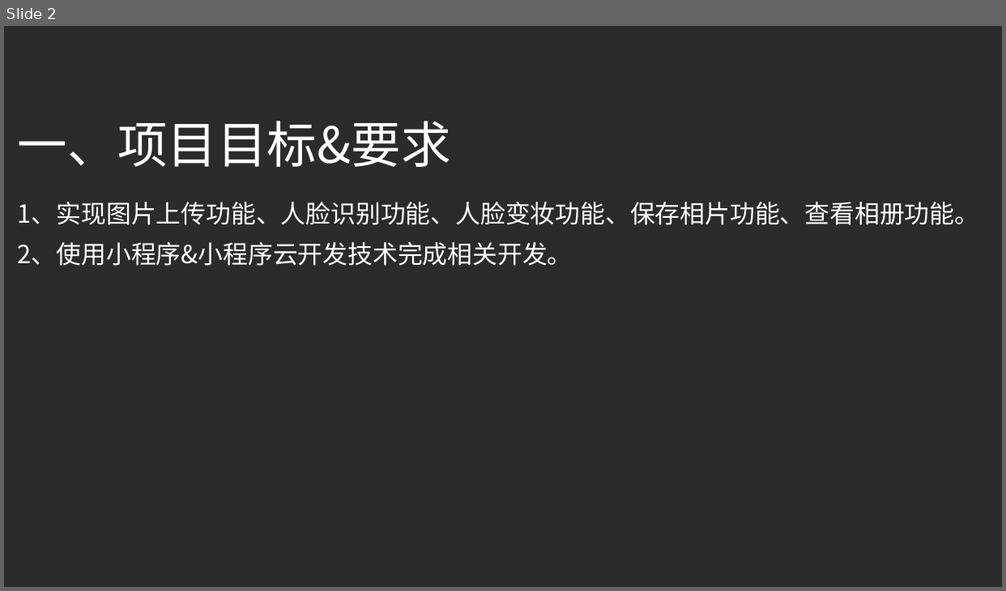
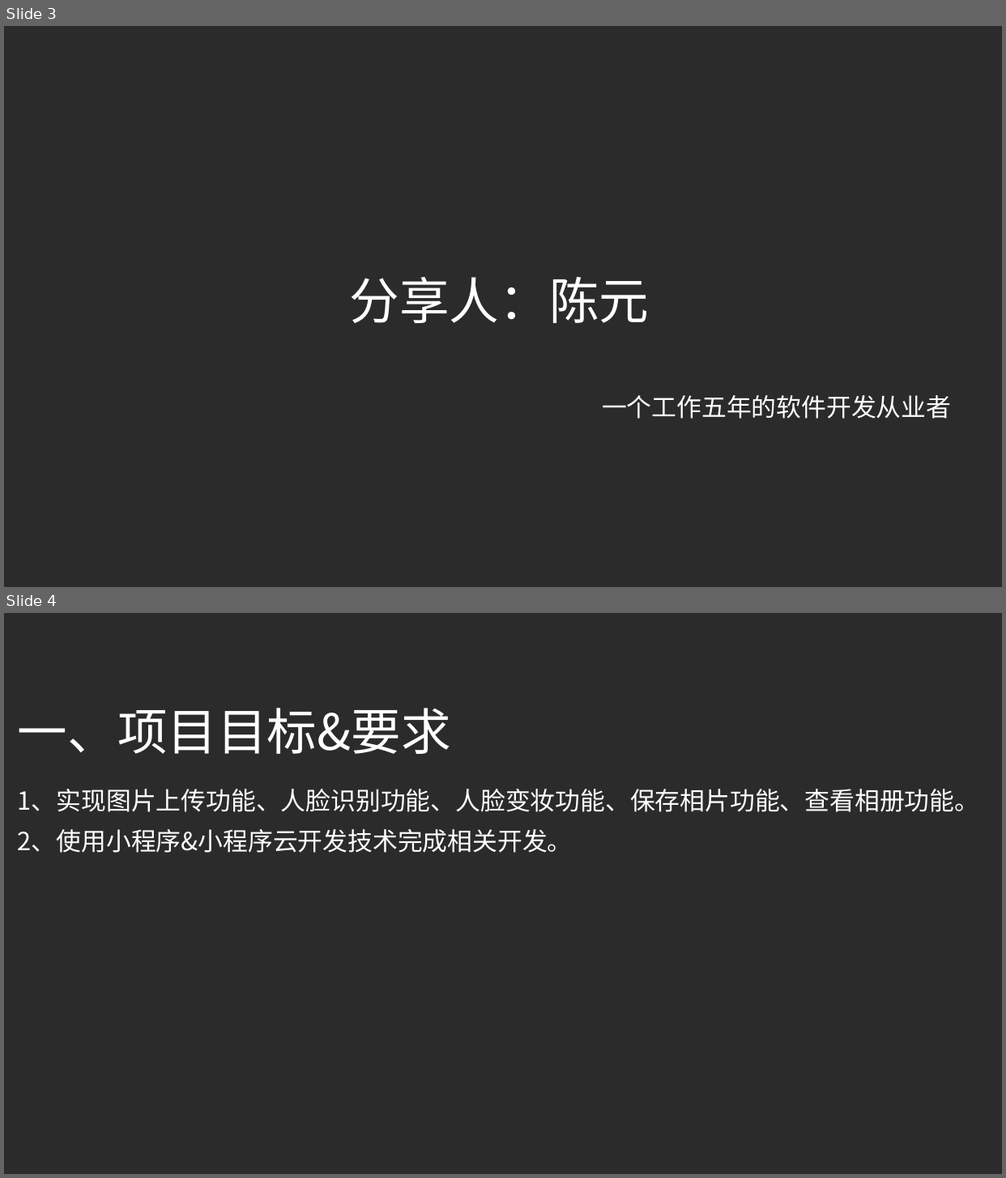
Before and after one commit to chenyuanluck/ai-picture, a slide deck: 美颜相册小程序开发分享.pptx. Shown one above the other, each under a label of ours: slide 2 before the commit, slides 3 and 4 after it. The pictures are 1006x591 and 1006x1178 pixels, drawn with LibreOffice and Linux fonts; fonts in the diff are those of the drawing; background and template pictures are left out; a plain dark background stands for a picture behind light text. Boxes give left, top, right and bottom in pixels: in the first picture for what was removed or moved away, otherwise in the second. Text is boxed around its words. In the diff, an @@ line names an element or a change of style, - is before the commit and + after.

```diff
--- a/美颜相册小程序开发分享.pptx
+++ b/美颜相册小程序开发分享.pptx
@@ slide 3 added at box(4, 26, 1002, 587), background picture (left out) @@
@@ subtitle added at box(350, 277, 650, 323), 36 pt, text #FFFFFF @@
+分享人：陈元
@@ text added at box(602, 395, 951, 419), 18 pt, text #FFFFFF @@
+一个工作五年的软件开发从业者
@@ what was slide 2 is now slide 4 @@
```
Also in this commit, not shown: 1 slide changed, 2 other slides added, 1 slide removed.
